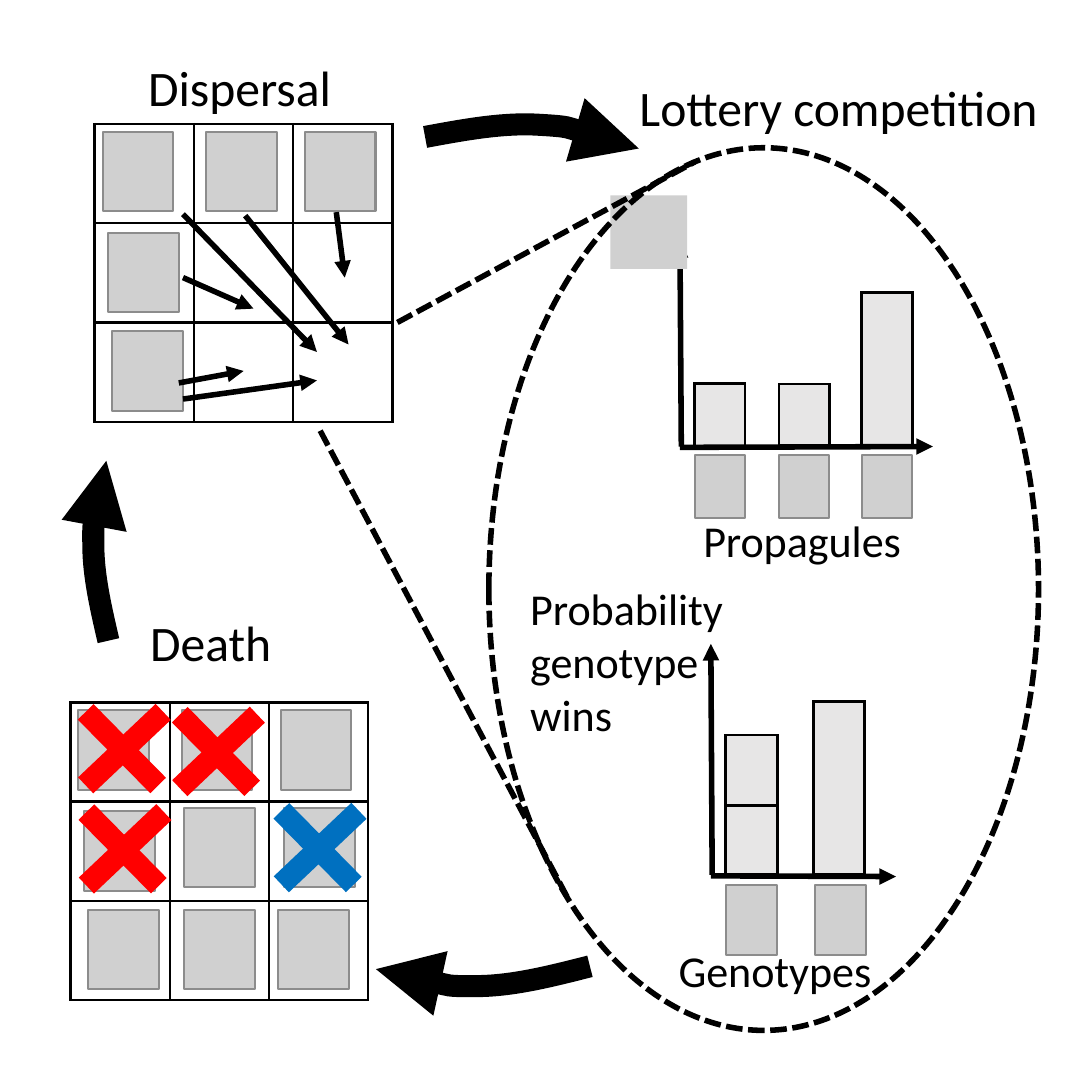
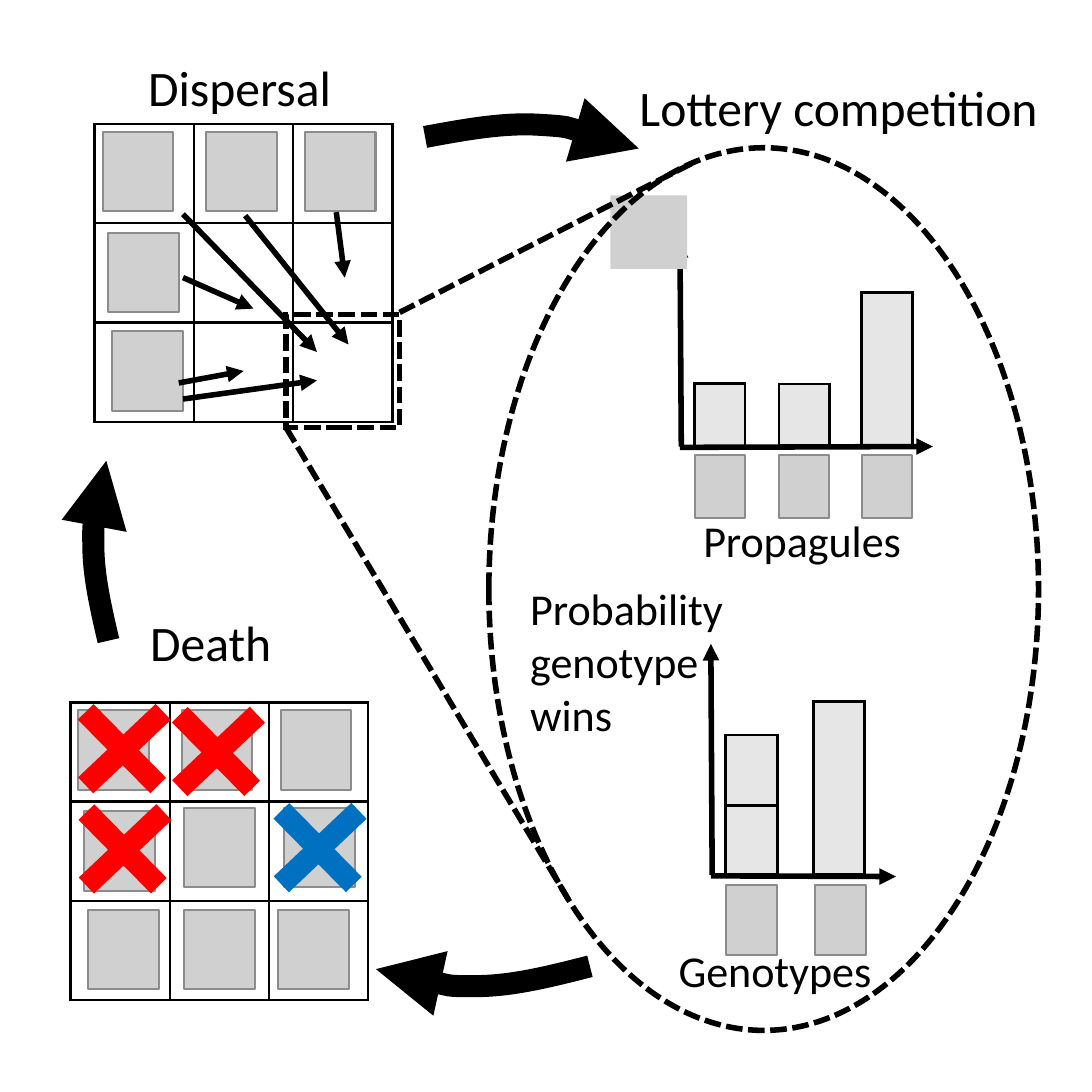
Before and after one commit to jasonbertram/densitydependentlottery, a slide deck: slide 1 of lottery.pptx. Drawn at 1092x1092 pixels with LibreOffice and Linux fonts; fonts in the diff are those of the drawing; grey boxes stand for pictures. Boxes give left, top, right and bottom in pixels: in the first picture for what was removed or moved away, otherwise in the second. Text is boxed around its words. In the diff, an @@ line names an element or a change of style, - is before the commit and + after.

```diff
--- a/lottery.pptx
+++ b/lottery.pptx
@@ line moved from (397, 322) - (695, 163) to (399, 312) - (695, 163) @@
@@ rectangle added at <box>286,314,399,427</box>, outline #000000 2 pt dashed @@
@@ line moved from (320, 431) - (570, 901) to (286, 427) - (570, 901) @@
```
Also in this commit, not shown: 1 other file.
